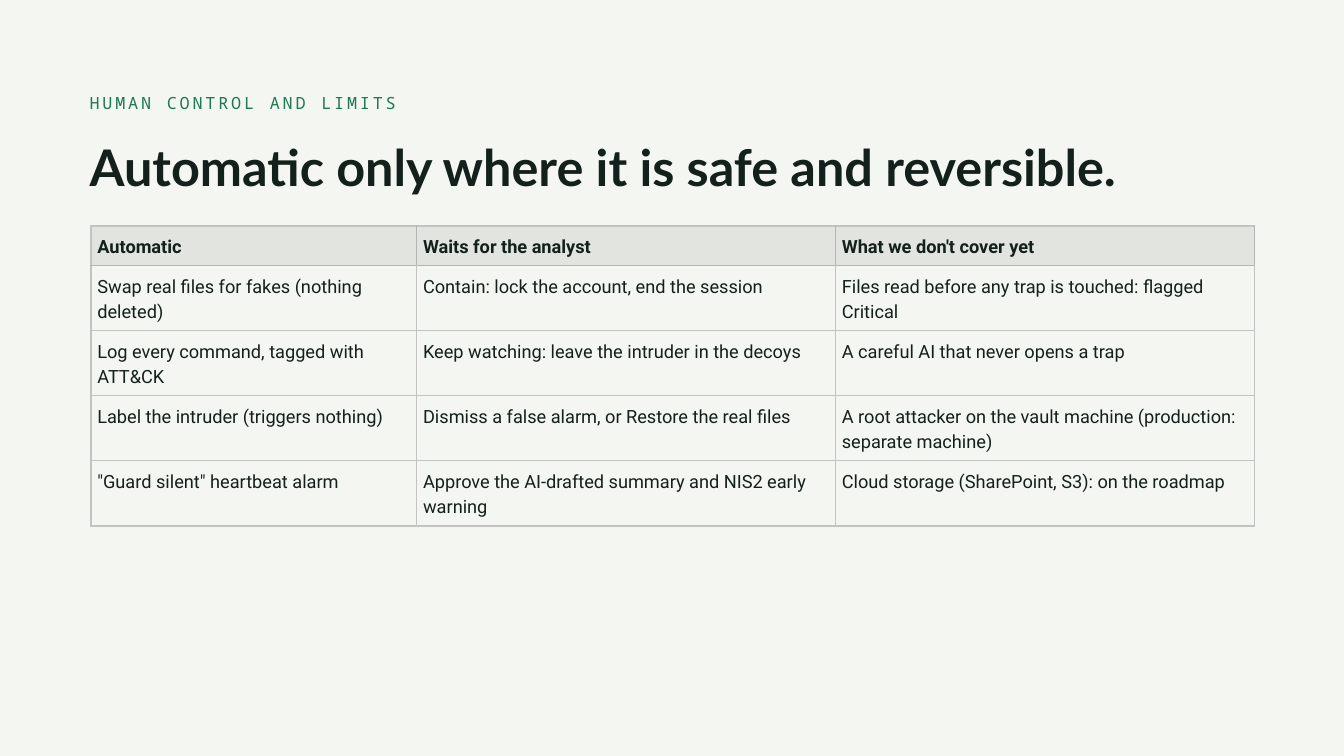
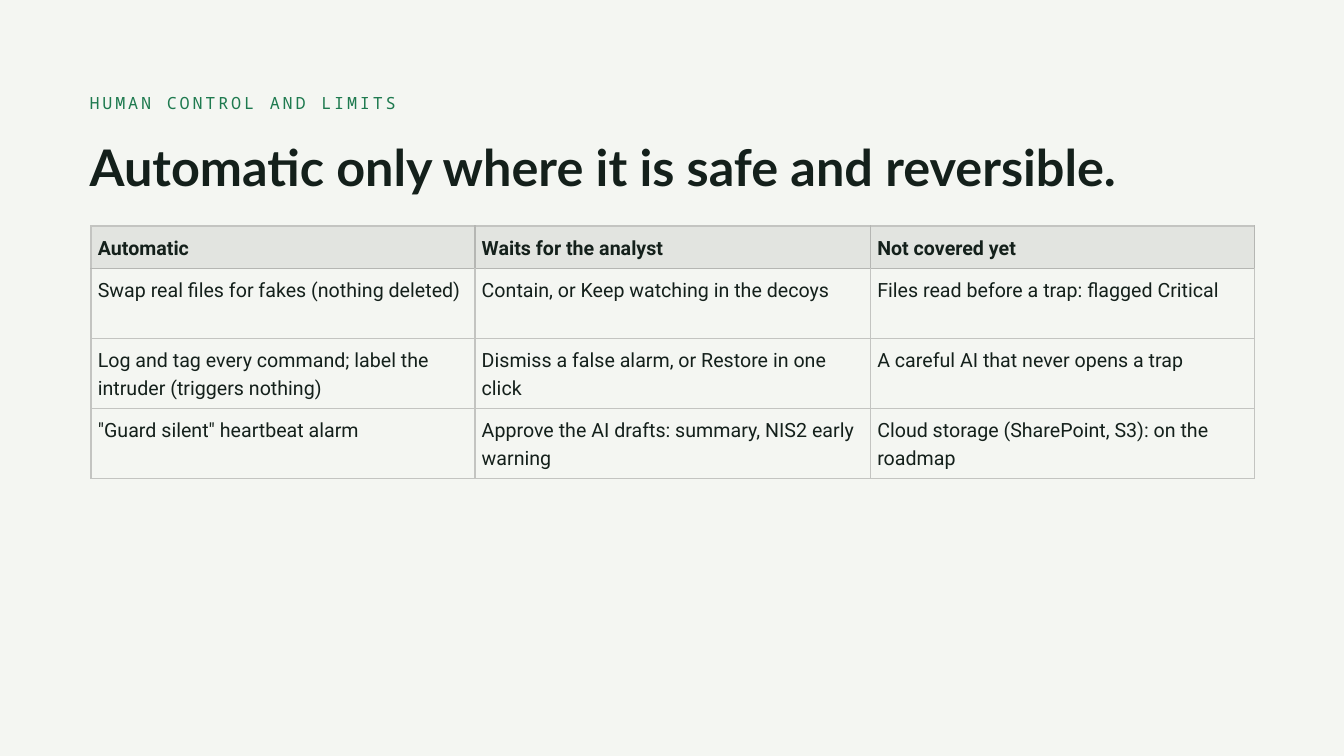
Before and after one commit to gaiaderrico/secure-horizons-team7, a slide deck: slide 6 of docs/pitch/MIRAGE_pitch_5min.pptx (slide 7 before the commit). Drawn at 1344x756 pixels with LibreOffice and Linux fonts; fonts in the diff are those of the drawing. Boxes give left, top, right and bottom in pixels: in the first picture for what was removed or moved away, otherwise in the second. Text is boxed around its words. In the diff, an @@ line names an element or a change of style, - is before the commit and + after.

Commit message:
Pitch: analyst card slide

```diff
--- a/docs/pitch/MIRAGE_pitch_5min.pptx
+++ b/docs/pitch/MIRAGE_pitch_5min.pptx
@@ table at [91, 226, 1254, 479] @@
-row 1: Automatic | Waits for the analyst | What we don't cover yet
-row 2: Swap real files for fakes (nothing deleted) | Contain: lock the account, end the session | Files read before any trap is touched: flagged Critical
-row 3: Log every command, tagged with ATT&CK | Keep watching: leave the intruder in the decoys | A careful AI that never opens a trap
-row 4: Label the intruder (triggers nothing) | Dismiss a false alarm, or Restore the real files | A root attacker on the vault machine (production: separate machine)
-row 5: "Guard silent" heartbeat alarm | Approve the AI-drafted summary and NIS2 early warning | Cloud storage (SharePoint, S3): on the roadmap
+row 1: Automatic | Waits for the analyst | Not covered yet
+row 2: Swap real files for fakes (nothing deleted) | Contain, or Keep watching in the decoys | Files read before a trap: flagged Critical
+row 3: Log and tag every command; label the intruder (triggers nothing) | Dismiss a false alarm, or Restore in one click | A careful AI that never opens a trap
+row 4: "Guard silent" heartbeat alarm | Approve the AI drafts: summary, NIS2 early warning | Cloud storage (SharePoint, S3): on the roadmap
```
Also in this commit, not shown: 4 other slides changed, 1 slide removed.
